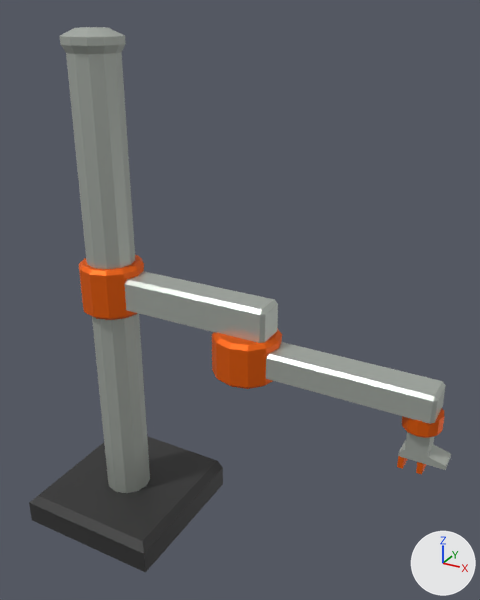
A saved change to the glTF model frontend/public/models/roboarm.glb.
Before and after are seen from a camera (50 mm lens) standing at (2.54, -2.98, 3.28) and looking at (0.85, 0.09, 1.74). Arrows for +X, +Y and +Z are at lower right; the lights stay in place. The first picture is the older version. Where no turn or scale is listed for an object, it has been applied to the vertices. Vertices at exactly the same position are counted once.

The first picture shows 'Base', 'Elbow', 'Lift', 'Mast', 'Wrist' and 1 more.
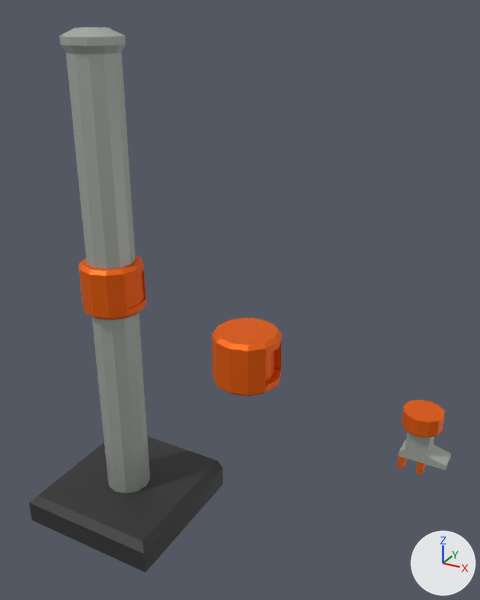
What the commit changed:
me_cylinder_003 is used by ob_lift; location (0.0, 0.0, 1.7).
me_cylinder_003 had 91 vertices, 178 faces and spanned x -0.2..1.101, y -0.2..0.2, z -0.16..0.16.
me_cylinder_003 no longer uses material mat_metal (light grey #bac0b8).
me_cylinder_003 now has 78 vertices, 152 faces and spans x -0.2..0.2, y -0.2..0.2, z -0.16..0.16.
Part 1, on me_cylinder_003:
21 vertices are removed from x 0.157..1.101, y -0.116..0.116, z -0.097..0.12.
54 faces are deleted.
8 vertices are added at x 0.156..0.185, y -0.1..0.1, z -0.097..0.097.
28 new faces join them.
me_cylinder_005 is used by ob_elbow; location (0.948, 0.0, 1.446).
me_cylinder_005 had 91 vertices, 178 faces and spanned x -0.2..1.101, y -0.2..0.2, z -0.114..0.16.
me_cylinder_005 no longer uses material mat_metal (light grey #bac0b8).
me_cylinder_005 now has 78 vertices, 152 faces and spans x -0.2..0.2, y -0.2..0.2, z -0.163..0.16.
Part 2, on me_cylinder_005:
26 vertices are removed from x 0.1..1.101, y -0.173..0.173, z -0.051..0.116.
68 faces are deleted.
31 vertices in x -0.2..0.2, y -0.2..0.2, z -0.114..-0.051 move by (0.0, 0.0, -0.049).
8 vertices are added at x 0.127..0.171, y -0.1..0.1, z -0.101..0.097.
5 new vertices lie (0.0, 0.0, 0.04) away from vertices in x 0.1..0.2, y -0.173..0.173, z -0.091.
42 new faces join them.

Changed parts and their boxes (x1, y1, x2, y2) in the pictures (480 x 600 px):
'Elbow', reshaped
    before: (212, 328, 446, 424)
    after: (212, 318, 282, 396)
'Lift', reshaped (66% narrower, 26% shorter)
    before: (79, 255, 278, 343)
    after: (79, 255, 146, 320)
part 1 of me_cylinder_003, cut back
    before: (121, 268, 278, 343)
    after: (121, 268, 146, 311)
part 2 of me_cylinder_005, cut back
    before: (212, 336, 446, 424)
    after: (212, 336, 282, 396)
